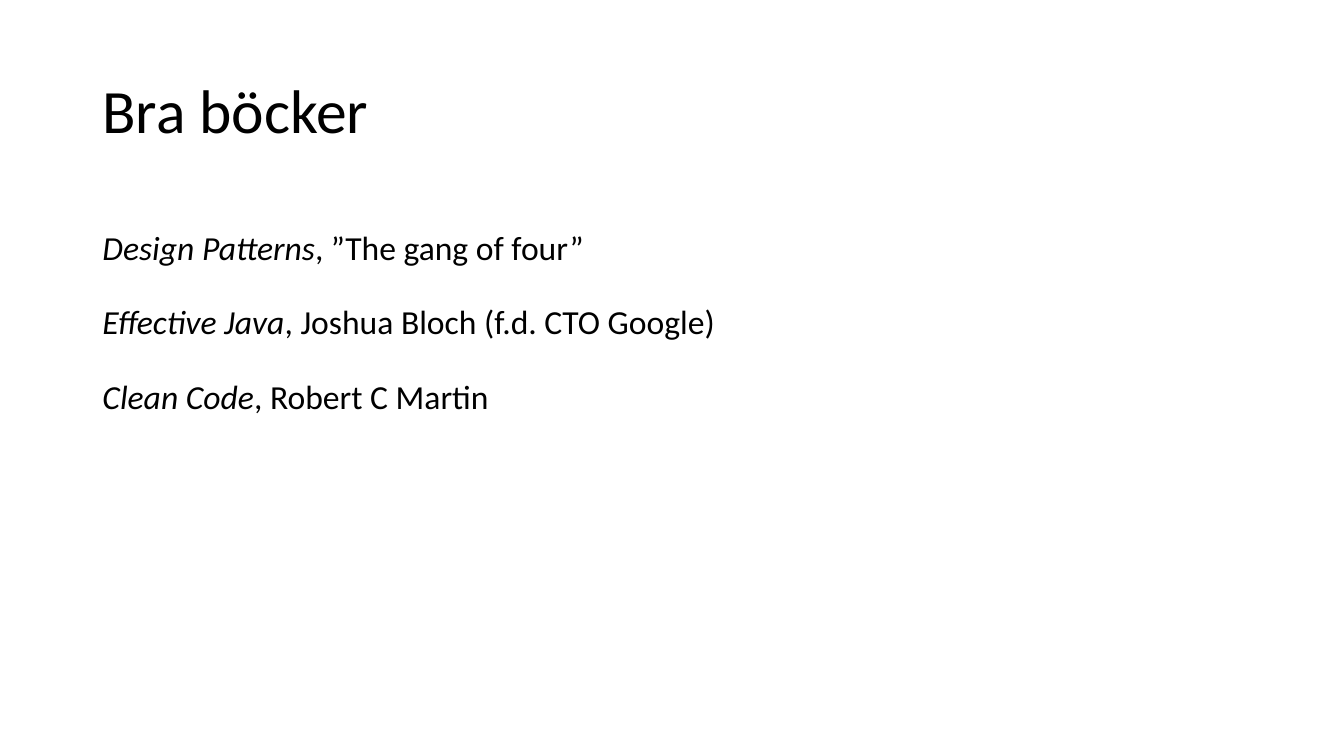
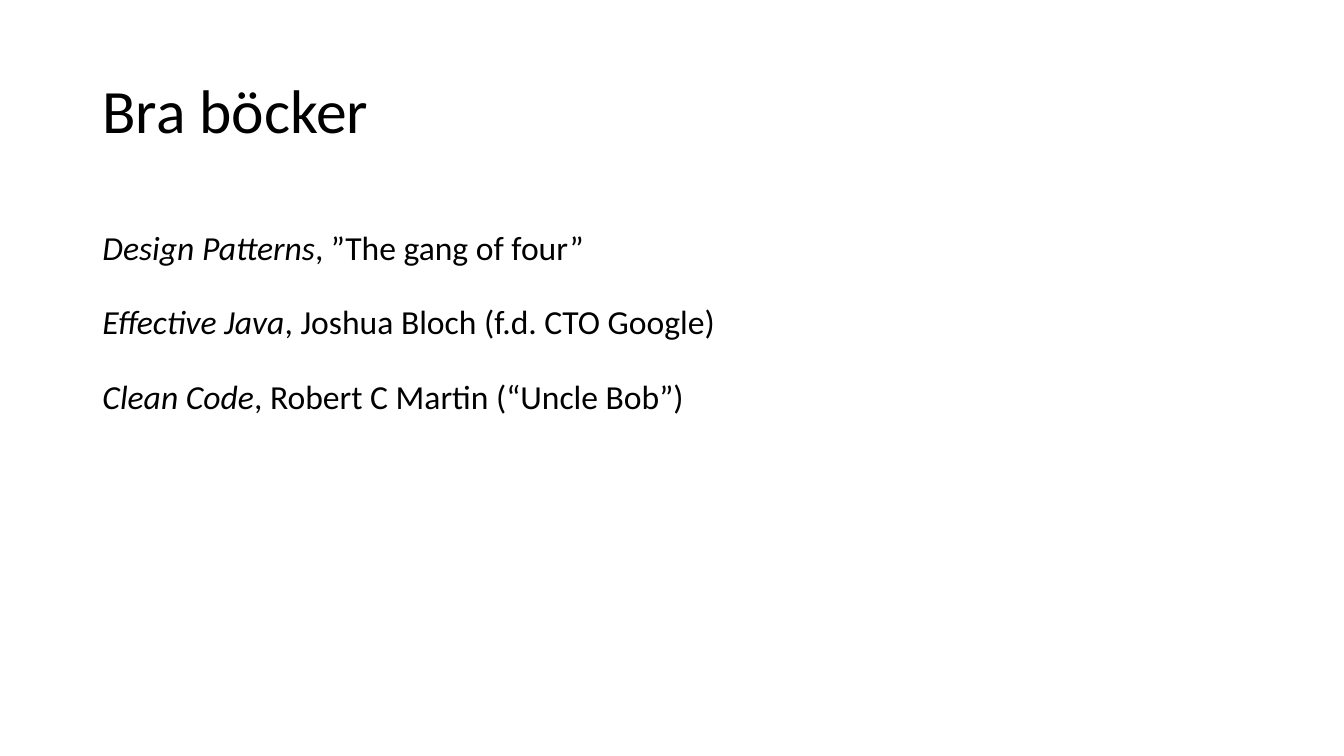
Before and after one commit to aludkiewicz/kodarskolan, a slide deck: slide 48 of Kodarskolan.pptx (slide 40 before the commit). Drawn at 1344x756 pixels with LibreOffice and Linux fonts; fonts in the diff are those of the drawing. Boxes give left, top, right and bottom in pixels: in the first picture for what was removed or moved away, otherwise in the second. Text is boxed around its words. In the diff, an @@ line names an element or a change of style, - is before the commit and + after.

```diff
--- a/Kodarskolan.pptx
+++ b/Kodarskolan.pptx
@@ text at (102,384,684,414): text changed @@
-Clean Code, Robert C Martin
+Clean Code, Robert C Martin (“Uncle Bob”)
```
Also in this commit, not shown: 7 other slides changed, 10 slides added, 2 slides removed, 1 other file.
